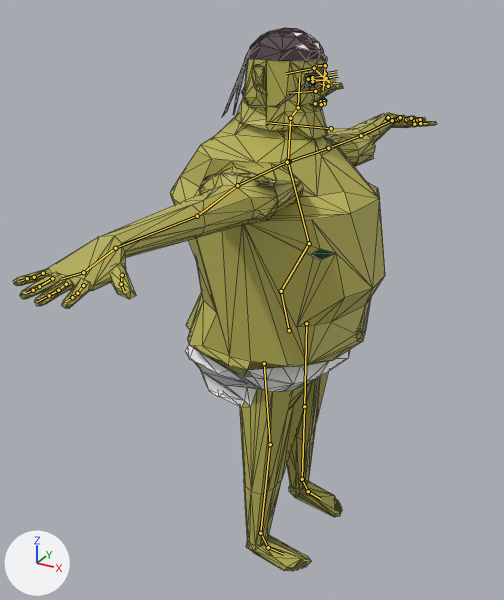
A saved change to the glTF model Gangsta Wizards/Main/Card Shark Campaign/Character Models/Goblins/goblin_3.glb.
One viewpoint serves both versions: a 50 mm lens placed at (1.86, -3.91, 1.84), pointed at (-0.22, -0.14, -0.04). Arrows for +X, +Y and +Z are at lower left; the lights stay in place. The older version comes first. The bones that change, and the others that lie on the model, are drawn over the model as lines. Mesh edges are drawn as thin lines.

Names of what the first picture shows: 'StateBody' and 1 more.
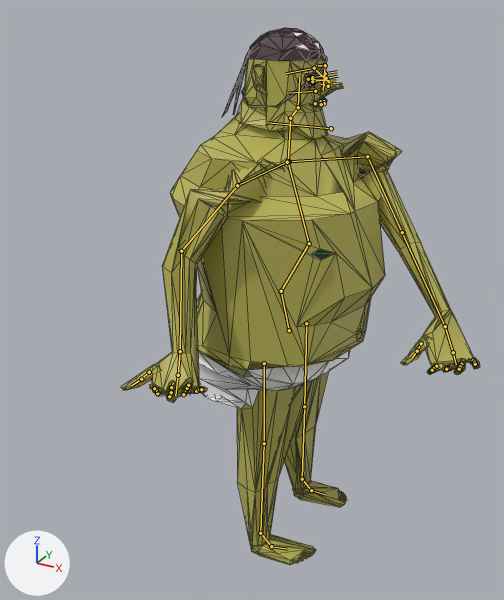
The newer file adds an action. The first version stands in its rest pose; the second is drawn at frame 1 of the action 'Walking Upper'.

What the commit changed:
Bone 'Shoulder L' (bone_shoulder_l) turns from (0, 0, 0) to (-3, 0, -36) degrees about its own x, y and z.
Bone 'Bicep L' (bone_bicep_l) turns from (0, 0, 0) to (29, 9, -84) degrees about its own x, y and z.
Bone 'Forearm L' (bone_forearm_l) turns from (0, 0, 0) to (-1, 0, -2) degrees about its own x, y and z.
Bone 'Wrist L' (bone_wrist_l) turns from (0, 0, 0) to (-9, 70, -19) degrees about its own x, y and z.
Bone 'Pointer 1 L' (bone_pointer_1_l) turns from (0, 0, 0) to (-94, 13, 42) degrees about its own x, y and z.
Bone 'Middle 1 L' (bone_middle_1_l) turns from (0, 0, 0) to (-104, 32, 22) degrees about its own x, y and z.
Bone 'Ring 1 L' (bone_ring_1_l) turns from (0, 0, 0) to (-94, 29, 15) degrees about its own x, y and z.
Bone 'Pinky 1 L' (bone_pinky_1_l) turns from (0, 0, 0) to (-90, 56, -16) degrees about its own x, y and z.
Bone 'Bicep R' (bone_bicep_r) turns from (0, 0, 0) to (49, -167, 34) degrees about its own x, y and z.
Bone 'Forearm R' (bone_forearm_r) turns from (0, 0, 0) to (-5, -1, -30) degrees about its own x, y and z.
Bone 'Wrist R' (bone_wrist_r) turns from (0, 0, 0) to (-40, -52, -38) degrees about its own x, y and z.
Bone 'Pointer 1 R' (bone_pointer_1_r) turns from (0, 0, 0) to (-62, -14, -4) degrees about its own x, y and z.
Bone 'Middle 1 R' (bone_middle_1_r) turns from (0, 0, 0) to (-84, -30, 13) degrees about its own x, y and z.
Bone 'Ring 1 R' (bone_ring_1_r) turns from (0, 0, 0) to (-90, -33, 19) degrees about its own x, y and z.
Bone 'Pinky 1 R' (bone_pinky_1_r) turns from (0, 0, 0) to (-46, -37, 1) degrees about its own x, y and z.
Bone 'Thigh L' (bone_thigh_l) turns from (0, 0, 0) to (0, 3, 0) degrees about its own x, y and z.
Bone 'Ankle L' (bone_ankle_l) turns from (0, 0, 0) to (-18, -3, -2) degrees about its own x, y and z.
Bone 'Thigh R' (bone_thigh_r) turns from (0, 0, 0) to (4, -23, -1) degrees about its own x, y and z.
Bone 'Ankle R' (bone_ankle_r) turns from (0, 0, 0) to (-16, 20, 12) degrees about its own x, y and z.

What differs and where, as boxes (x1, y1, x2, y2) in the pictures (504 x 600 px):
'StateBody', posed (15% narrower)
    before: (13, 28, 437, 571)
    after: (121, 28, 480, 565)
bone 'Shoulder L', root to tip
    before: (289, 161) to (328, 148)
    after: (289, 161) to (367, 156)
bone 'Bicep L', root to tip
    before: (328, 148) to (361, 135)
    after: (367, 156) to (402, 232)
bone 'Forearm L', root to tip
    before: (361, 135) to (392, 120)
    after: (402, 232) to (445, 326)
bone 'Wrist L', root to tip
    before: (392, 120) to (398, 119)
    after: (445, 326) to (453, 352)
bone 'Pointer 1 L', root to tip
    before: (414, 121) to (417, 120)
    after: (436, 366) to (433, 368)
bone 'Middle 1 L', root to tip
    before: (406, 119) to (409, 118)
    after: (449, 368) to (448, 368)
bone 'Ring 1 L', root to tip
    before: (397, 119) to (398, 118)
    after: (461, 364) to (460, 366)
bone 'Pinky 1 L', root to tip
    before: (388, 118) to (387, 118)
    after: (473, 360) to (474, 362)
bone 'Bicep R', root to tip
    before: (237, 185) to (197, 216)
    after: (237, 185) to (181, 251)
bone 'Forearm R', root to tip
    before: (197, 216) to (115, 248)
    after: (181, 251) to (180, 351)
bone 'Wrist R', root to tip
    before: (115, 248) to (83, 272)
    after: (180, 351) to (178, 375)
bone 'Pointer 1 R', root to tip
    before: (83, 285) to (77, 293)
    after: (157, 393) to (156, 390)
bone 'Middle 1 R', root to tip
    before: (66, 284) to (58, 290)
    after: (169, 396) to (171, 392)
bone 'Ring 1 R', root to tip
    before: (52, 278) to (39, 286)
    after: (183, 394) to (187, 388)
bone 'Pinky 1 R', root to tip
    before: (43, 273) to (34, 277)
    after: (196, 391) to (199, 389)
bone 'Ankle L', root to tip
    before: (302, 479) to (308, 491)
    after: (302, 479) to (311, 490)
bone 'Thigh R', root to tip
    before: (264, 363) to (270, 444)
    after: (264, 363) to (264, 443)
bone 'Ankle R', root to tip
    before: (260, 533) to (268, 547)
    after: (260, 533) to (271, 546)
